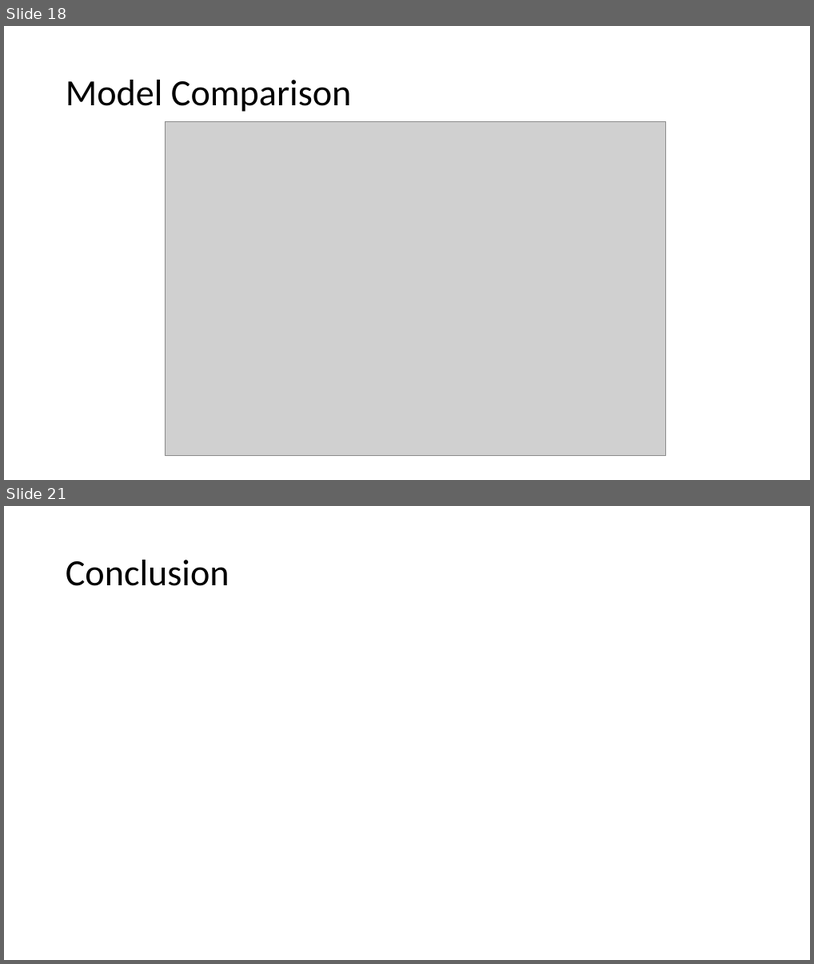
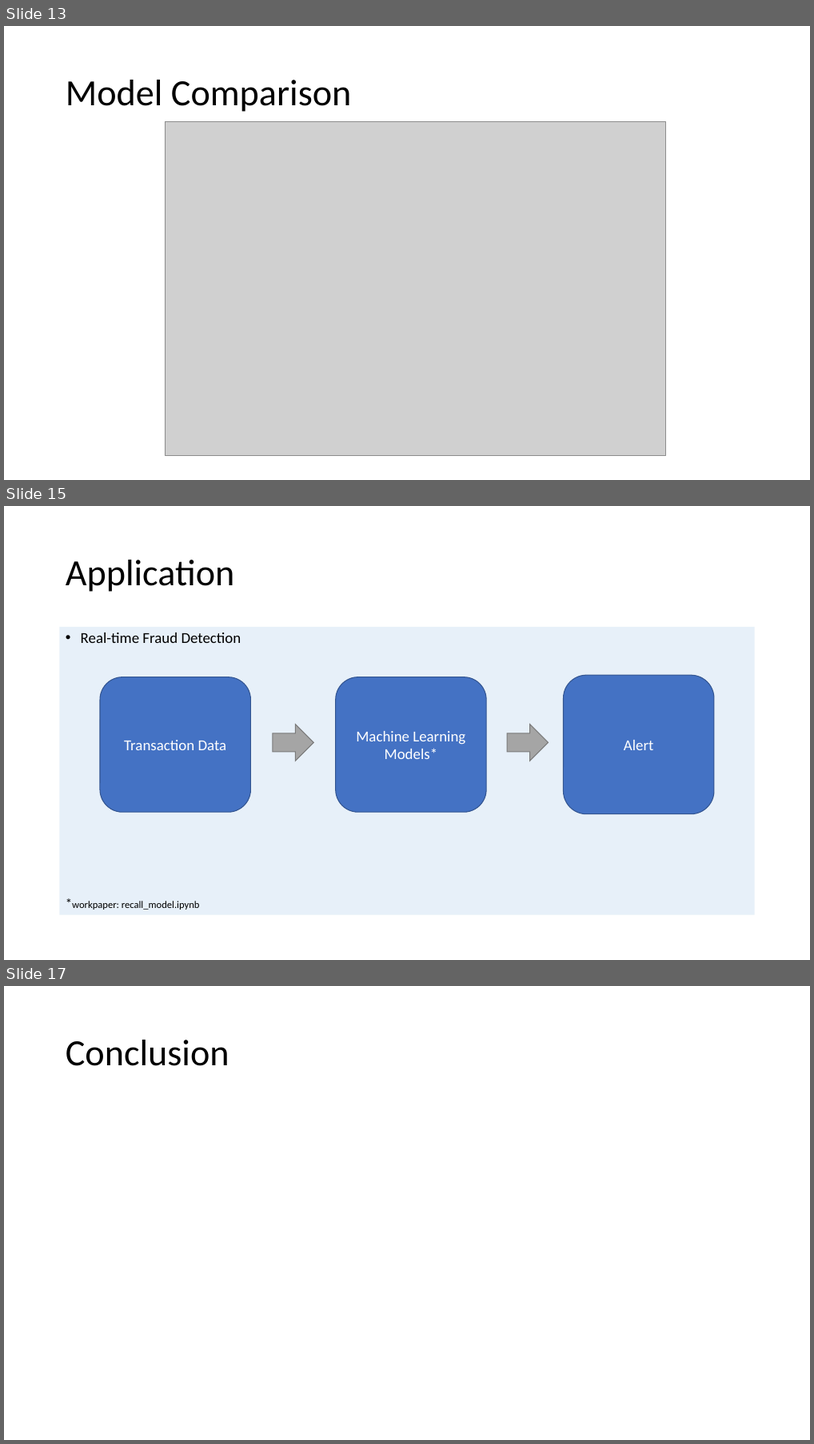
Before and after one commit to allidoiswen/GhostMode, a slide deck: Credit_Card_Fraud_Presentation.pptx. Shown one above the other, each under a label of ours: slides 18 and 21 before the commit, slides 13, 15 and 17 after it; the slides between them are not shown. The pictures are 814x964 and 814x1444 pixels, drawn with LibreOffice and Linux fonts; fonts in the diff are those of the drawing; grey boxes stand for pictures; background and template pictures are left out. Boxes give left, top, right and bottom in pixels: in the first picture for what was removed or moved away, otherwise in the second. Text is boxed around its words. In the diff, an @@ line names an element or a change of style, - is before the commit and + after.

```diff
--- a/Credit_Card_Fraud_Presentation.pptx
+++ b/Credit_Card_Fraud_Presentation.pptx
@@ slide 15 added at [4, 506, 810, 960], background picture (left out) @@
@@ title added at [66, 560, 235, 592], 44 pt, text #000000 @@
+Application
@@ text added at [60, 627, 755, 915], fill #DEEBF7 at 70% opacity, 12 pt, text #000000 @@
+• Real-time Fraud Detection
+*workpaper: recall_model.ipynb
@@ rounded rectangle added at [100, 677, 251, 812], fill #4472C4, outline #325491 1 pt, 18 pt, text #FFFFFF @@
+Transaction Data
@@ rounded rectangle added at [336, 677, 486, 812], fill #4472C4, outline #325491 1 pt, 18 pt, text #FFFFFF @@
+Machine Learning Models*
@@ rounded rectangle added at [563, 675, 714, 814], fill #4472C4, outline #325491 1 pt, 18 pt, text #FFFFFF @@
+Alert
@@ right arrow added at [273, 724, 314, 761], fill #A5A5A5, outline #7A7A7A 1 pt @@
@@ right arrow added at [507, 724, 549, 761], fill #A5A5A5, outline #7A7A7A 1 pt @@
@@ what was slide 18 is now slide 13 @@
@@ what was slide 21 is now slide 17 @@
```
Also in this commit, not shown: 5 slides changed, 5 other slides added, 10 slides removed.
